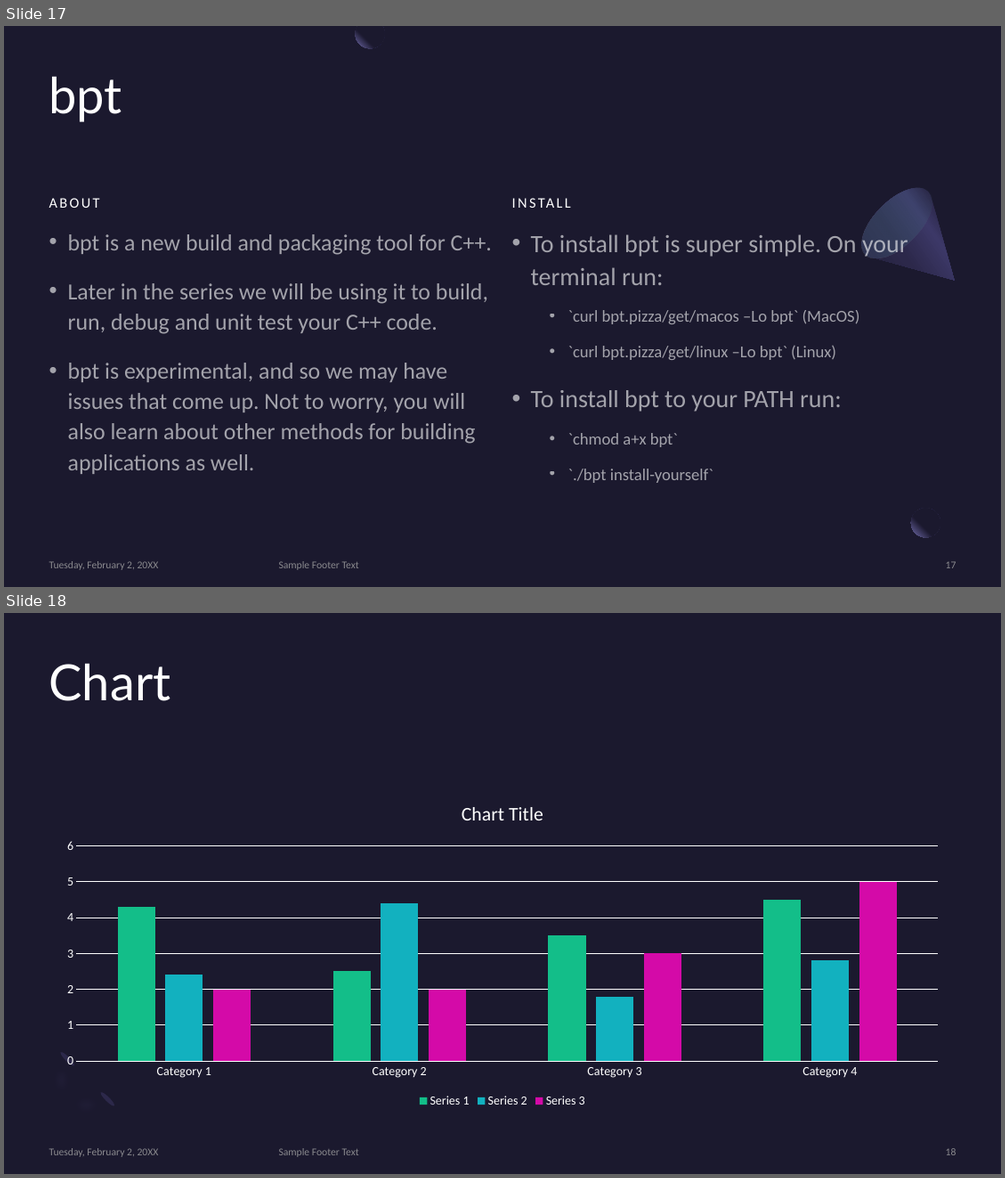
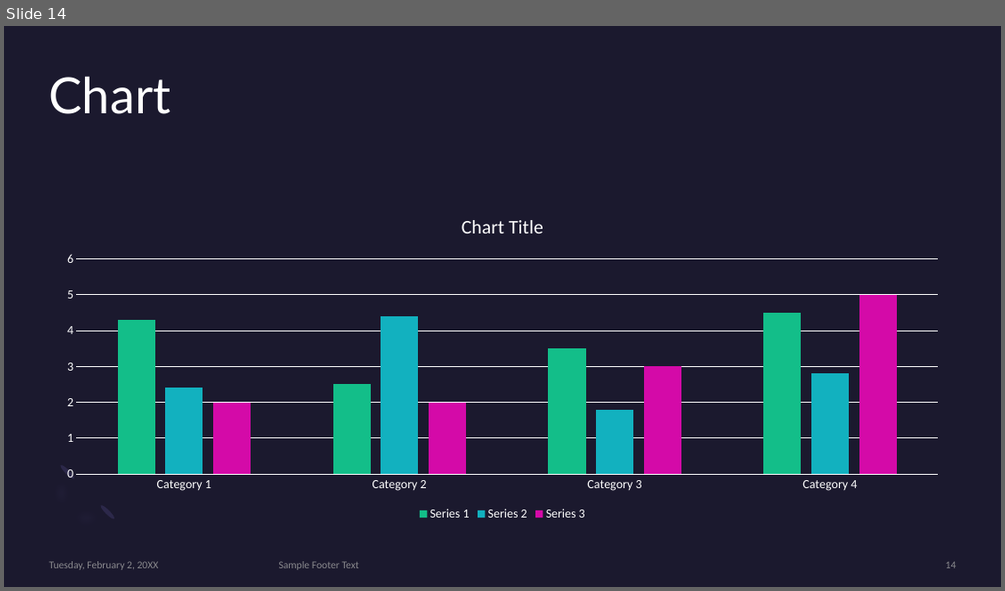
Before and after one commit to MonashDeepNeuron/HPP, a slide deck: content/week0/slides/week0.pptx. Shown one above the other, each under a label of ours: slides 17 and 18 before the commit, slide 14 after it. The pictures are 1005x1178 and 1005x591 pixels, drawn with LibreOffice and Linux fonts; fonts in the diff are those of the drawing. Boxes give left, top, right and bottom in pixels: in the first picture for what was removed or moved away, otherwise in the second. Text is boxed around its words. In the diff, an @@ line names an element or a change of style, - is before the commit and + after.

```diff
--- a/content/week0/slides/week0.pptx
+++ b/content/week0/slides/week0.pptx
@@ slide 17 removed at <box>4,26,1001,587</box>, background #1B192E @@
@@ freeform shape removed at <box>356,26,385,48</box> @@
@@ title removed at <box>49,76,122,122</box> @@
-bpt
@@ freeform shape removed at <box>850,176,986,312</box> @@
@@ ellipse removed at <box>850,176,944,270</box> @@
@@ text removed at <box>49,198,100,208</box> @@
-ABOUT
@@ text removed at <box>68,234,492,474</box> @@
-• bpt is a new build and packaging tool for C++.
-• Later in the series we will be using it to build, run, debug and unit test your C++ code.
-• bpt is experimental, and so we may have issues that come up. Not to worry, you will also learn about other methods for building applications as well.
@@ text removed at <box>531,232,908,483</box> @@
-• To install bpt is super simple. On your terminal run:
-  • `curl bpt.pizza/get/macos –Lo bpt` (MacOS)
-  • `curl bpt.pizza/get/linux –Lo bpt` (Linux)
-• To install bpt to your PATH run:
-  • `chmod a+x bpt`
-  • `./bpt install-yourself`
@@ text removed at <box>559,234,619,252</box> @@
-INSTALL
@@ rectangle removed at <box>940,502,971,532</box> @@
@@ ellipse removed at <box>911,508,940,538</box> @@
@@ text removed at <box>49,561,159,570</box> @@
-Tuesday, February 2, 20XX
@@ text removed at <box>279,561,359,570</box> @@
-Sample Footer Text
@@ page number removed at <box>946,561,956,568</box> @@
-17
@@ what was slide 18 is now slide 14 @@
@@ page number at <box>946,561,956,568</box>: text changed @@
-18
+14
```
Also in this commit, not shown: 4 slides changed, 2 slides added, 5 other slides removed, 16 other files.
